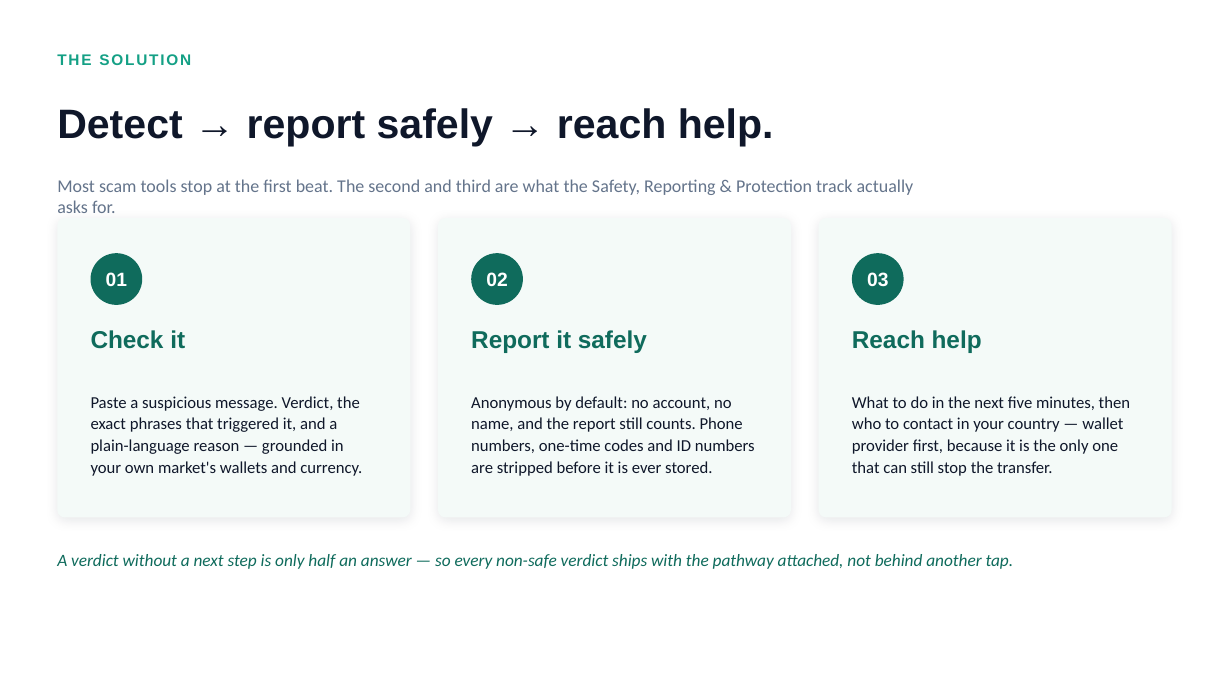
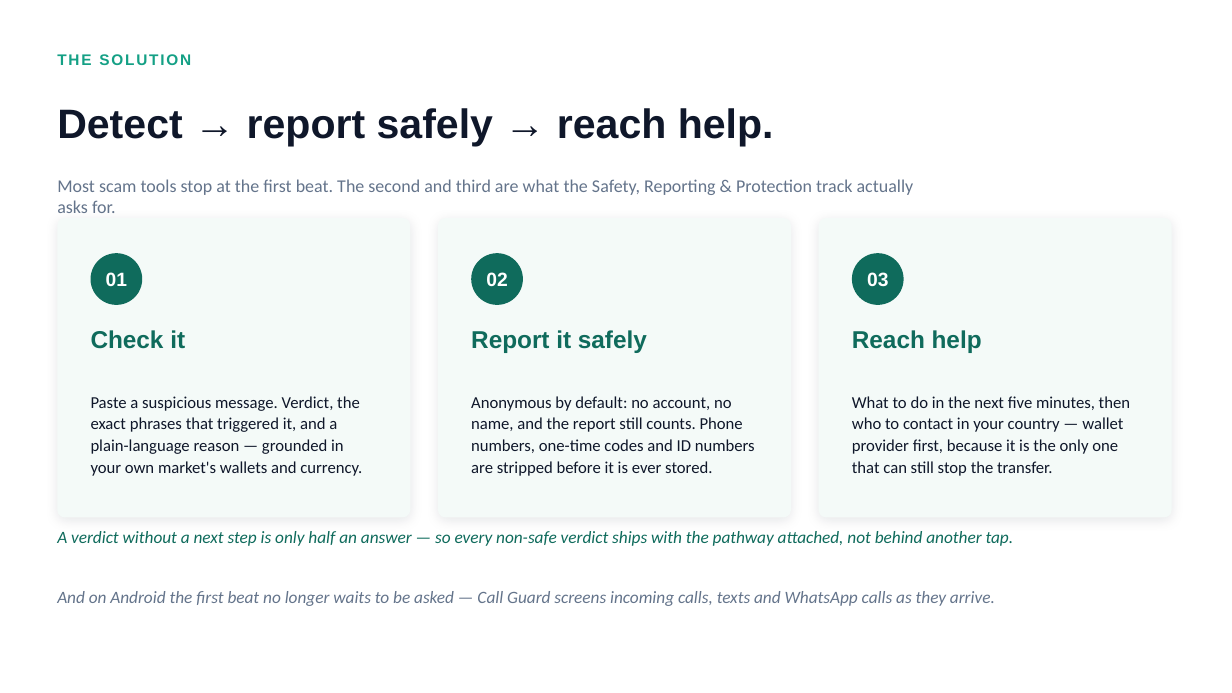
Before and after one commit to Lesruez93/ChengetAi, a slide deck: slide 4 of docs/pitch_deck/ChengetAI-Pitch-Deck.pptx. Drawn at 1232x693 pixels with LibreOffice and Linux fonts; fonts in the diff are those of the drawing. Boxes give left, top, right and bottom in pixels: in the first picture for what was removed or moved away, otherwise in the second. Text is boxed around its words. In the diff, an @@ line names an element or a change of style, - is before the commit and + after.

```diff
--- a/docs/pitch_deck/ChengetAI-Pitch-Deck.pptx
+++ b/docs/pitch_deck/ChengetAI-Pitch-Deck.pptx
@@ text "A verdict without a next ...": place and size @@
-text "A verdict without a next ..." at [57, 554, 1014, 569]
+text "A verdict without a next ..." at [57, 531, 1014, 546]
@@ text "A verdict without a next ..." at [57, 531, 1014, 546]: vertical alignment middle to top @@
@@ text added at [57, 591, 995, 606], 13.5 pt, text #64748B, italic @@
+And on Android the first beat no longer waits to be asked — Call Guard screens incoming calls, texts and WhatsApp calls as they arrive.
```
Also in this commit, not shown: 3 other slides changed, 1 slide added, 2 other files.
